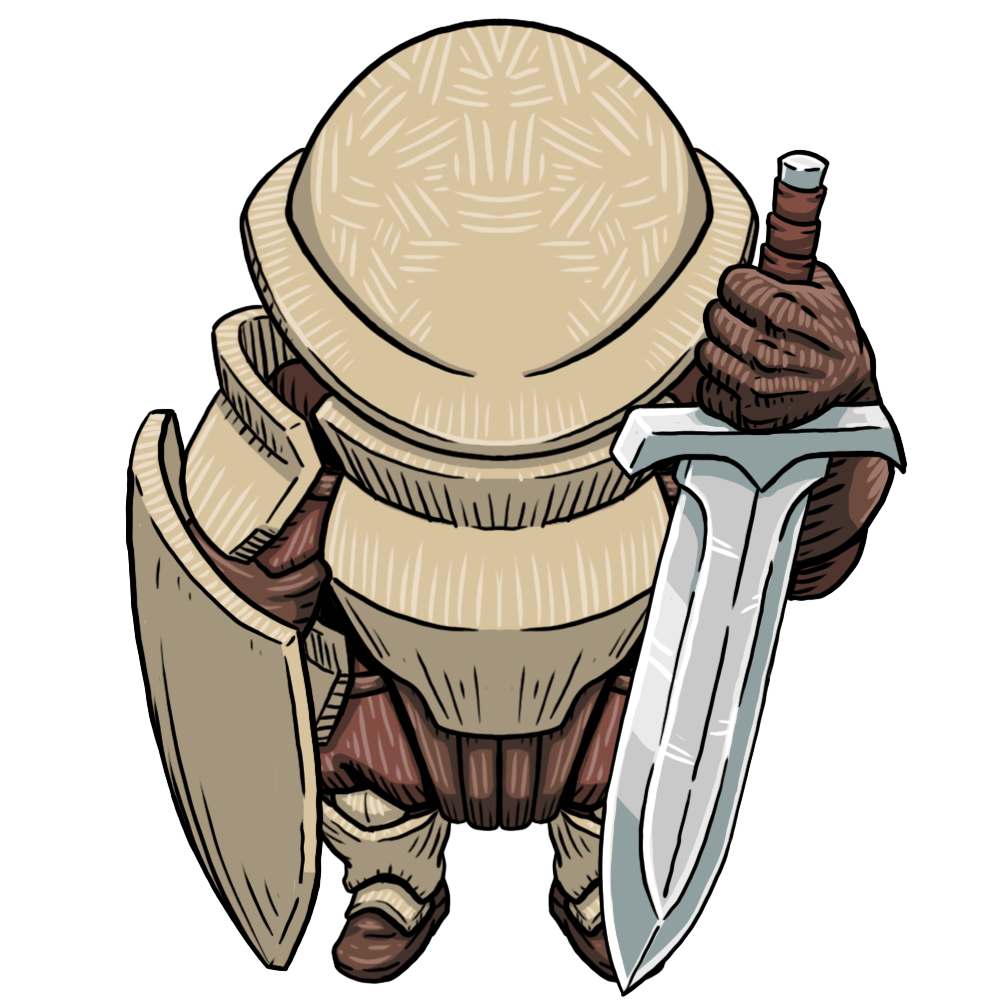
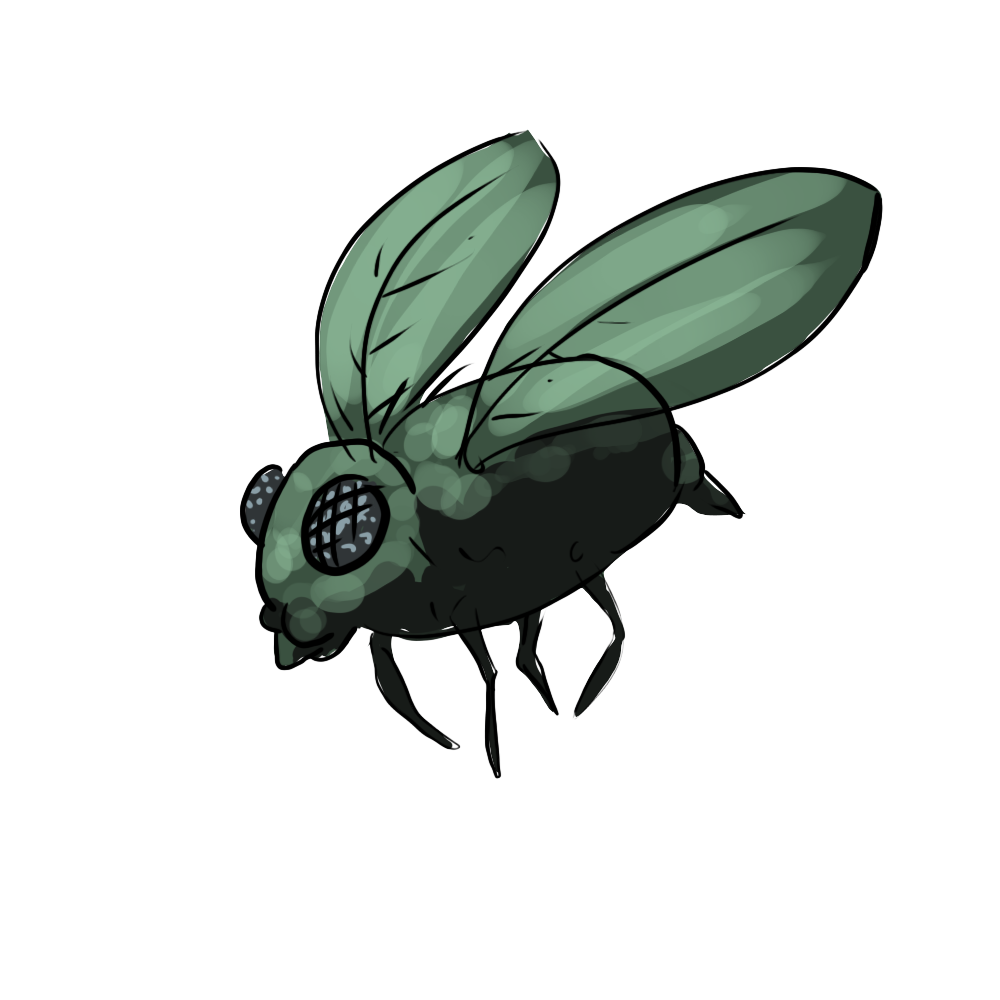
Comparing the layer stacks of the two 1000px x 1000px images. Changes:
added group "Group 6" with 4 layers above "Group 5" over [125, 17, 908, 998]
added layer "Layer 34" in group "Group 6" over [239, 129, 884, 779]
added layer "Layer 37" in group "Group 6" over [241, 463, 386, 571]
added layer "Layer 36" in group "Group 6" over [125, 17, 908, 998]
added layer "Layer 35" in group "Group 6" over [245, 117, 883, 774]
hid group "Group 3" (11 layers), moved it into group "Group 4" over [597, 149, 908, 998]
moved "Group 2" into group "Group 4" over [125, 408, 324, 972]
moved "Group 1 copy" into group "Group 4" over [174, 17, 825, 984]